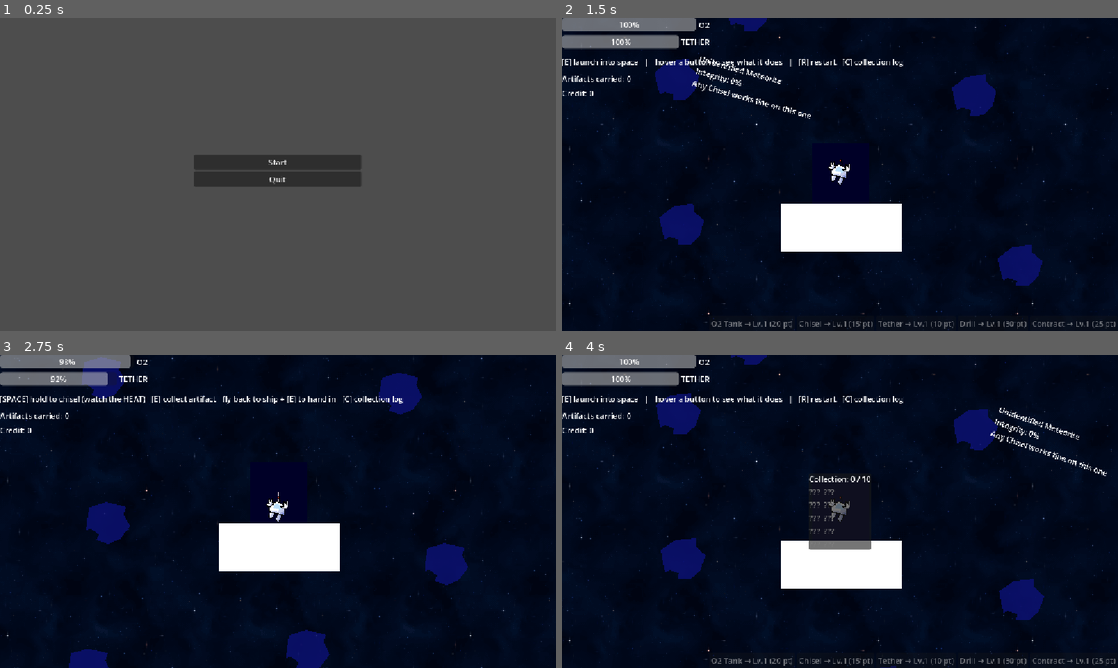
Above: before the commit, frames 1-4 (two rows, left to right).
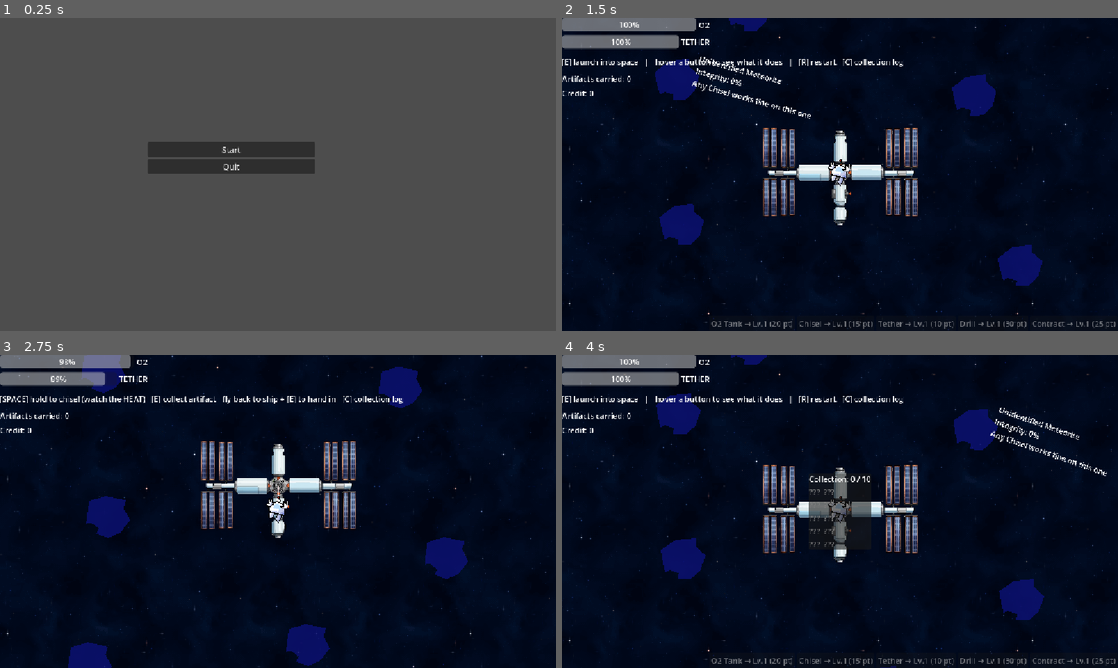
Above: after the commit, the same moments.

Repository: sirakit/Godot_Game_Jam_Project
Game: Godot game, scene res://Scenes/main_menu.tscn
The game is run twice, just before and just after one commit, with the same random seed, the same clock (stepped at 60 frames per second) and the same inputs.
Inputs (mouse positions are in pixels of both pictures, inside the frame that each line leads up to):
- Up to frame 1 (0.25 s): no input
- Up to frame 2 (1.5 s): click "Start" at 0.5 s; tap Enter at 1.25 s; move the mouse to (673, 83) at 1.27 s; hold D (move_right) from 1.28 s (still down); hold Space (chisel) from 1.28 s (still down)
- Up to frame 3 (2.75 s): move the mouse to (455, 592) at 2.02 s; release D (move_right) at 2.03 s; release Space (chisel) at 2.03 s; hold S (move_down) from 2.03 s (still down); tap E (interact) at 2.1 s
- Up to frame 4 (4 s): move the mouse to (650, 667) at 2.77 s; release S (move_down) at 2.78 s; hold D (move_right) 2.78-3.53 s; tap R at 2.85 s; move the mouse to (967, 436) at 3.52 s; hold W (move_up) from 3.53 s (still down); tap C at 3.6 s

The runs differ from the first frame. In frame 1, 3.5% of the frame differs, in the area x 26-65%, y 39-54%; in frame 2, 6.5%; in frame 3, 8.5%, in the area x 0-99%, y 0-100%; in frame 4, 6.5%.

Commit message:
Ship Sprite
Gave the ship a sprite and disabled the collision box that was originally below it

Diff:
--- a/Scenes/main_menu.tscn
+++ b/Scenes/main_menu.tscn
@@ -9,6 +9,10 @@
 anchor_top = 0.5
 anchor_right = 0.5
 anchor_bottom = 0.5
+offset_left = -96.0
+offset_top = -26.0
+offset_right = -96.0
+offset_bottom = -26.0
 grow_horizontal = 2
 grow_vertical = 2
 script = ExtResource("1_28flt")
--- a/Scenes/ship.tscn
+++ b/Scenes/ship.tscn
@@ -1,6 +1,7 @@
 [gd_scene format=3 uid="uid://v5tj4dkrr3nd"]
 
 [ext_resource type="Script" uid="uid://r31oaanmqunx" path="res://Scripts/ship.gd" id="1_78pfh"]
+[ext_resource type="Texture2D" uid="uid://crnpg7ybfulpc" path="res://Assets/sprites/ship/ship.png" id="2_4qyt1"]
 
 [sub_resource type="QuadMesh" id="QuadMesh_xepy2"]
 size = Vector2(250, 100)
@@ -14,7 +15,14 @@
 [node name="Ship" type="Node2D" unique_id=1198528667]
 script = ExtResource("1_78pfh")
 
+[node name="Sprite2D" type="Sprite2D" parent="." unique_id=1989814624]
+position = Vector2(1.9073486e-06, -4.7683716e-07)
+scale = Vector2(0.3125, 0.3125)
+texture = ExtResource("2_4qyt1")
+offset = Vector2(-20, -9)
+
 [node name="Hull" type="ColorRect" parent="." unique_id=743925368]
+visible = false
 offset_left = -59.0
 offset_top = -63.0
 offset_right = 59.0
@@ -24,12 +32,14 @@
 [node name="StaticBody2D" type="StaticBody2D" parent="." unique_id=741429036]
 
 [node name="MeshInstance2D" type="MeshInstance2D" parent="StaticBody2D" unique_id=1034182593]
+visible = false
 position = Vector2(2, 114)
 mesh = SubResource("QuadMesh_xepy2")
 
 [node name="CollisionShape2D" type="CollisionShape2D" parent="StaticBody2D" unique_id=74865768]
-position = Vector2(2, 114)
+position = Vector2(1, -1)
 shape = SubResource("RectangleShape2D_xepy2")
+disabled = true
 
 [node name="DockArea" type="Area2D" parent="." unique_id=1486512395]
 
Binary file added: Assets/sprites/ship/ship.png
Not shown, added: Assets/sprites/ship/ship.png.import
